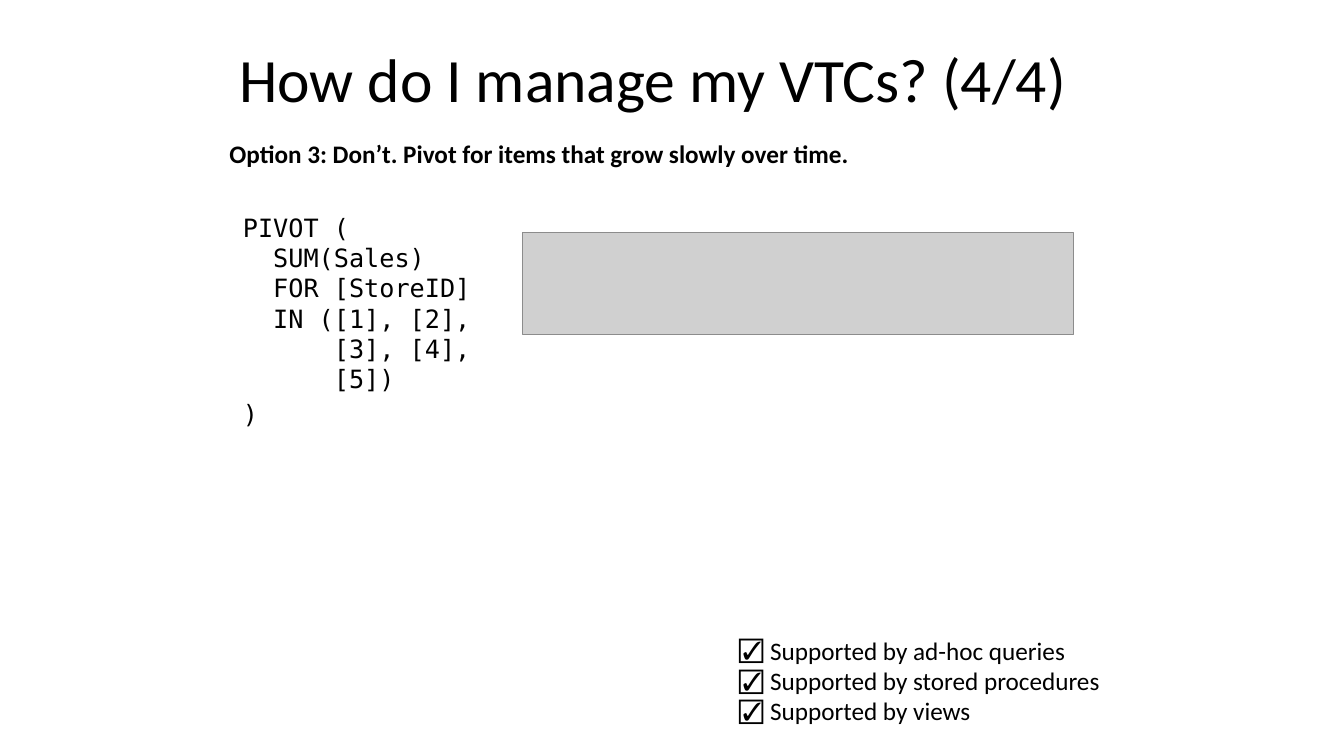
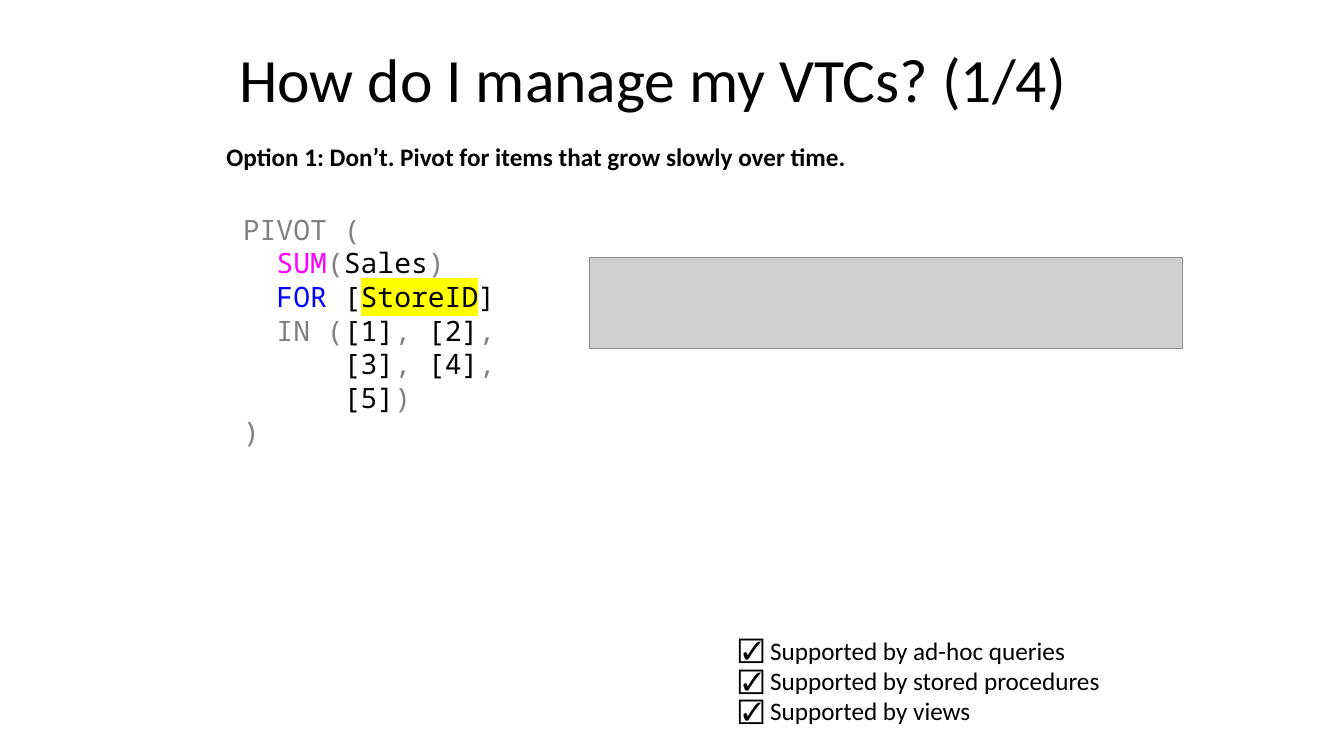
Before and after one commit to jbfoushee/MyPresentations, a slide deck: slide 26 of TSQL_Pivot_Operators/T-SQL Pivot Clause v6.pptx (slide 29 before the commit). Drawn at 1344x756 pixels with LibreOffice and Linux fonts; fonts in the diff are those of the drawing; grey boxes stand for pictures. Boxes give left, top, right and bottom in pixels: in the first picture for what was removed or moved away, otherwise in the second. Text is boxed around its words. In the diff, an @@ line names an element or a change of style, - is before the commit and + after.

```diff
--- a/TSQL_Pivot_Operators/T-SQL Pivot Clause v6.pptx
+++ b/TSQL_Pivot_Operators/T-SQL Pivot Clause v6.pptx
@@ text at box(239, 57, 1065, 113): text changed @@
-How do I manage my VTCs? (4/4)
+How do I manage my VTCs? (1/4)
@@ text at box(226, 147, 846, 171): text changed @@
-Option 3: Don’t. Pivot for items that grow slowly over time.
+Option 1: Don’t. Pivot for items that grow slowly over time.
@@ text "PIVOT (" at box(243, 219, 495, 413): size 18 to 20 pt, font DejaVu Sans Mono to Noto Sans Mono; text colour #000000 to #808080 in "PIVOT (", "SUM(Sales)", "IN ([1], [2],", "[3], [4]," and 2 more places; text colour #000000 to #FF00FF in "SUM(Sales)"; text colour #000000 to #0000FF in "FOR"; highlight none to #FFFF00 in "[StoreID]"; line spacing 1.15 to 1; less space between paragraphs @@
@@ picture: place and size @@
-picture at box(523, 233, 1074, 335)
+picture at box(590, 257, 1184, 349)
```
Also in this commit, not shown: 17 other slides changed, 29 slides added, 2 slides removed, 6 other files.
